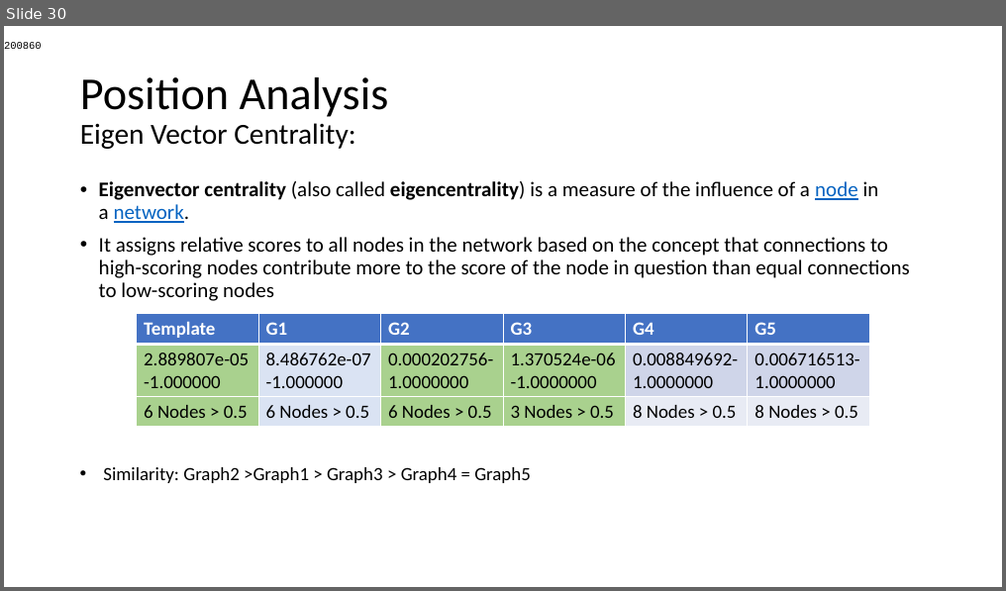
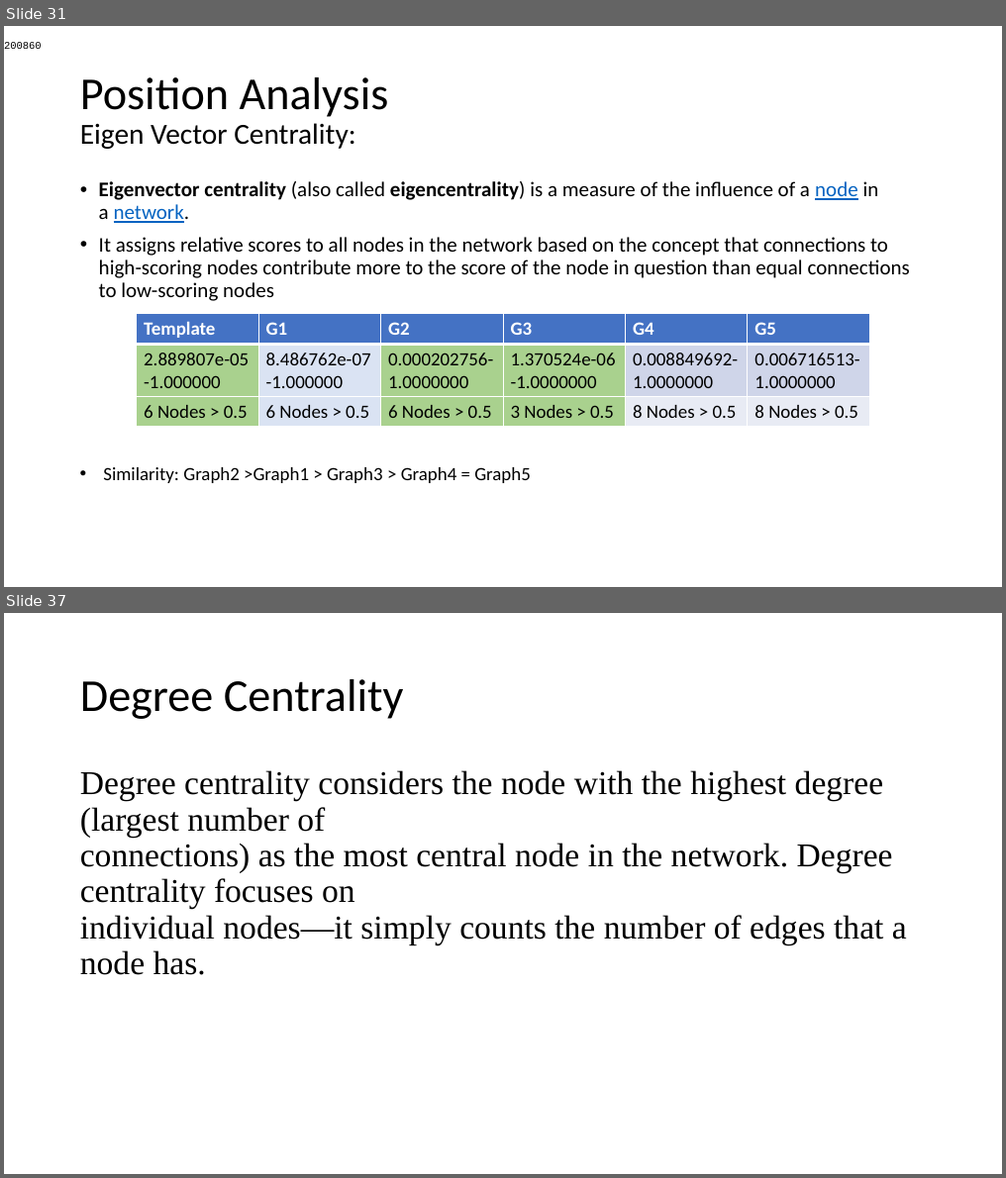
Before and after one commit to AtrayeeNeog/Visualization_2019-20, a slide deck: Documentation/Presentation/Project_Presentation_v2.pptx. Shown one above the other, each under a label of ours: slide 30 before the commit, slides 31 and 37 after it; the slides between them are not shown. The pictures are 1006x591 and 1006x1178 pixels, drawn with LibreOffice and Linux fonts; fonts in the diff are those of the drawing. Boxes give left, top, right and bottom in pixels: in the first picture for what was removed or moved away, otherwise in the second. Text is boxed around its words. In the diff, an @@ line names an element or a change of style, - is before the commit and + after.

```diff
--- a/Documentation/Presentation/Project_Presentation_v2.pptx
+++ b/Documentation/Presentation/Project_Presentation_v2.pptx
@@ slide 37 added at <box>4,613,1002,1174</box>, background #FFFFFF @@
@@ title added at <box>80,679,404,719</box>, 44 pt, text #000000 @@
+Degree Centrality
@@ text added at <box>80,770,907,975</box>, 32 pt, text #000000 @@
+Degree centrality considers the node with the highest degree (largest number of
+connections) as the most central node in the network. Degree centrality focuses on
+individual nodes—it simply counts the number of edges that a node has.
@@ what was slide 30 is now slide 31 @@
```
Also in this commit, not shown: 1 slide changed, 9 other slides added.
